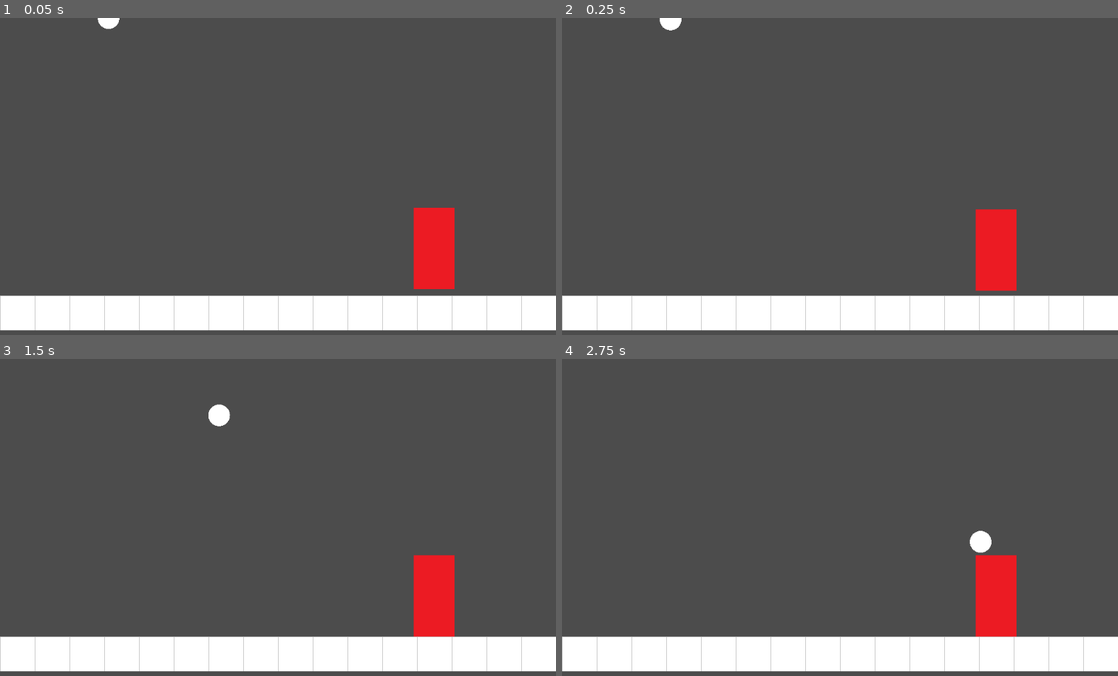
Above: before the commit, frames 1-4 (two rows, left to right).
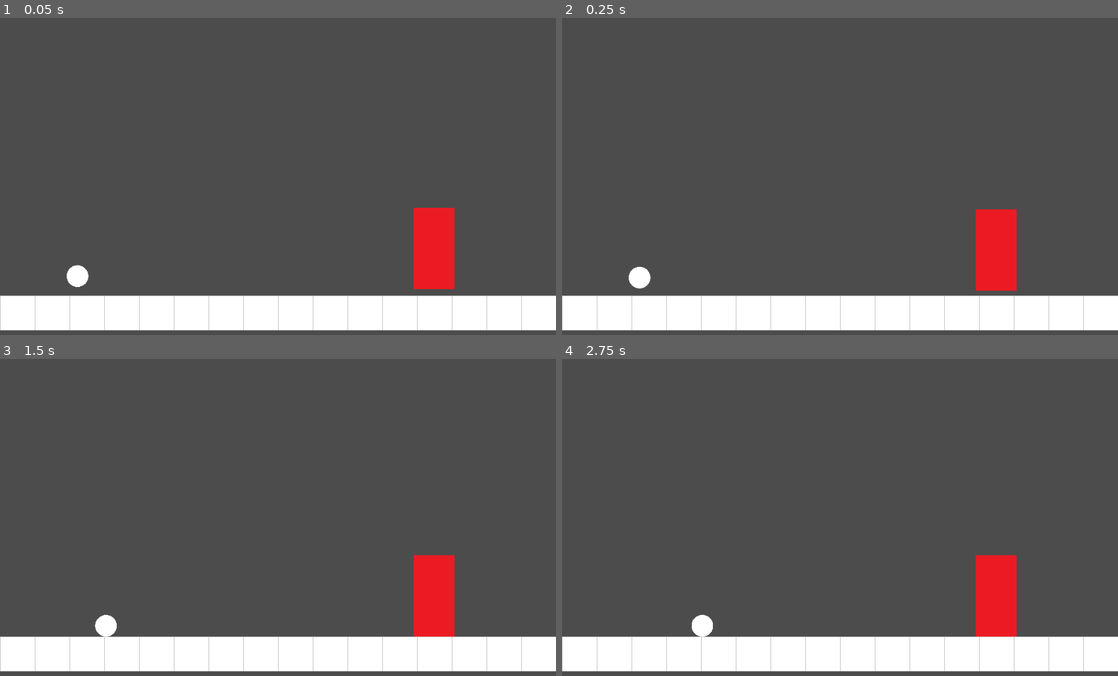
Above: after the commit, the same moments.

Repository: lthammond/CS315-P1-Airship_Assault
Game: Godot game, scene res://src/Level.tscn
Same seed, same stepped clock (60 frames per second), same inputs: the game is played once before the commit and once after it.
Inputs:
- Up to frame 1 (0.05 s): no input
- Up to frame 2 (0.25 s): no input
- Up to frame 3 (1.5 s): hold Left (decrease_strength, bound only after the commit) 0.53-1.28 s; tap Space (launch) at 0.6 s; tap Left (decrease_strength, bound only after the commit) at 1.35 s
- Up to frame 4 (2.75 s): tap Right (increase_strength, bound only after the commit) at 1.55 s; hold Right (increase_strength, bound only after the commit) from 2.03 s (still down); tap Space (launch) at 2.3 s

The runs differ from the first frame. In frame 1, 0.3% of the frame differs, in the area x 12-22%, y 0-85%; in frame 2, 0.3%; in frame 3, 0.4%; in frame 4, 0.4%, in the area x 23-78%, y 54-88%.

Commit message:
Add strength increase/decrease functionality

Diff:
--- a/project/project.godot
+++ b/project/project.godot
@@ -33,6 +33,23 @@
 , Object(InputEventKey,"resource_local_to_scene":false,"resource_name":"","device":0,"alt":false,"shift":false,"control":false,"meta":false,"command":false,"pressed":false,"scancode":83,"unicode":0,"echo":false,"script":null)
  ]
 }
+testbutton={
+"deadzone": 0.5,
+"events": [ Object(InputEventMouseButton,"resource_local_to_scene":false,"resource_name":"","device":0,"alt":false,"shift":false,"control":false,"meta":false,"command":false,"button_mask":0,"position":Vector2( 0, 0 ),"global_position":Vector2( 0, 0 ),"factor":1.0,"button_index":1,"pressed":false,"doubleclick":false,"script":null)
+ ]
+}
+increase_strength={
+"deadzone": 0.5,
+"events": [ Object(InputEventKey,"resource_local_to_scene":false,"resource_name":"","device":0,"alt":false,"shift":false,"control":false,"meta":false,"command":false,"pressed":false,"scancode":16777233,"unicode":0,"echo":false,"script":null)
+, Object(InputEventKey,"resource_local_to_scene":false,"resource_name":"","device":0,"alt":false,"shift":false,"control":false,"meta":false,"command":false,"pressed":false,"scancode":68,"unicode":0,"echo":false,"script":null)
+ ]
+}
+decrease_strength={
+"deadzone": 0.5,
+"events": [ Object(InputEventKey,"resource_local_to_scene":false,"resource_name":"","device":0,"alt":false,"shift":false,"control":false,"meta":false,"command":false,"pressed":false,"scancode":16777231,"unicode":0,"echo":false,"script":null)
+, Object(InputEventKey,"resource_local_to_scene":false,"resource_name":"","device":0,"alt":false,"shift":false,"control":false,"meta":false,"command":false,"pressed":false,"scancode":65,"unicode":0,"echo":false,"script":null)
+ ]
+}
 
 [physics]
 
--- a/project/src/Level.tscn
+++ b/project/src/Level.tscn
@@ -33,7 +33,7 @@
 [node name="Level" type="Node2D"]
 
 [node name="Projectile" parent="." instance=ExtResource( 1 )]
-position = Vector2( 200, 0 )
+position = Vector2( 142.819, 475.947 )
 
 [node name="TileMap" type="TileMap" parent="."]
 tile_set = SubResource( 2 )
--- a/project/src/Projectile.gd
+++ b/project/src/Projectile.gd
@@ -2,13 +2,15 @@
 
 var angle = 0
 export var degrees_per_second = 20
+var strength = 25
+export var strength_per_second = 20
 
 func _draw():
 	draw_circle(Vector2.ZERO, $CollisionShape2D.shape.radius, Color.white)
 
 func _process(delta):
 	if Input.is_action_just_pressed("launch"):
-		var impulse = Vector2.RIGHT.rotated(deg2rad(angle)) * 250
+		var impulse = Vector2.RIGHT.rotated(deg2rad(angle)) * (strength * 4)
 		apply_impulse(Vector2.ZERO, impulse)
 	if Input.is_action_pressed("increase_angle"):
 		angle -= degrees_per_second * delta
@@ -16,3 +18,9 @@
 	if Input.is_action_pressed("decrease_angle"):
 		angle += degrees_per_second * delta
 		print(angle)
+	if Input.is_action_pressed("increase_strength"):
+		strength += strength_per_second * delta
+		print(strength)
+	if Input.is_action_pressed("decrease_strength"):
+		strength -= strength_per_second * delta
+		print(strength)
